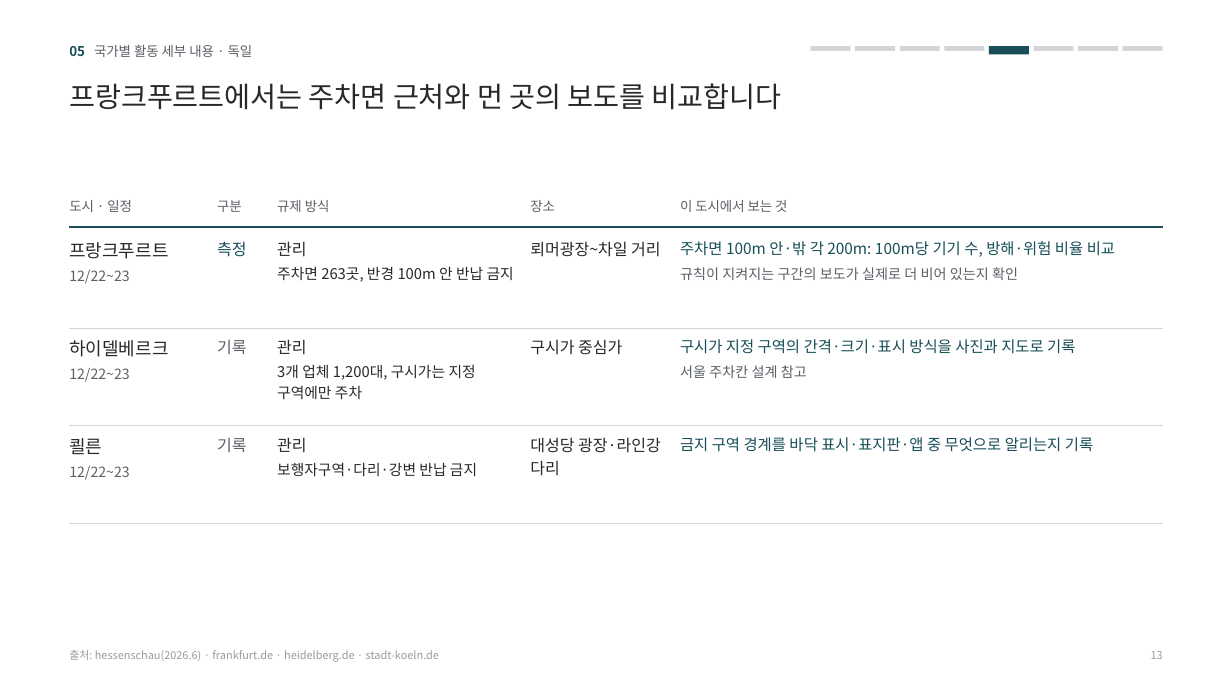
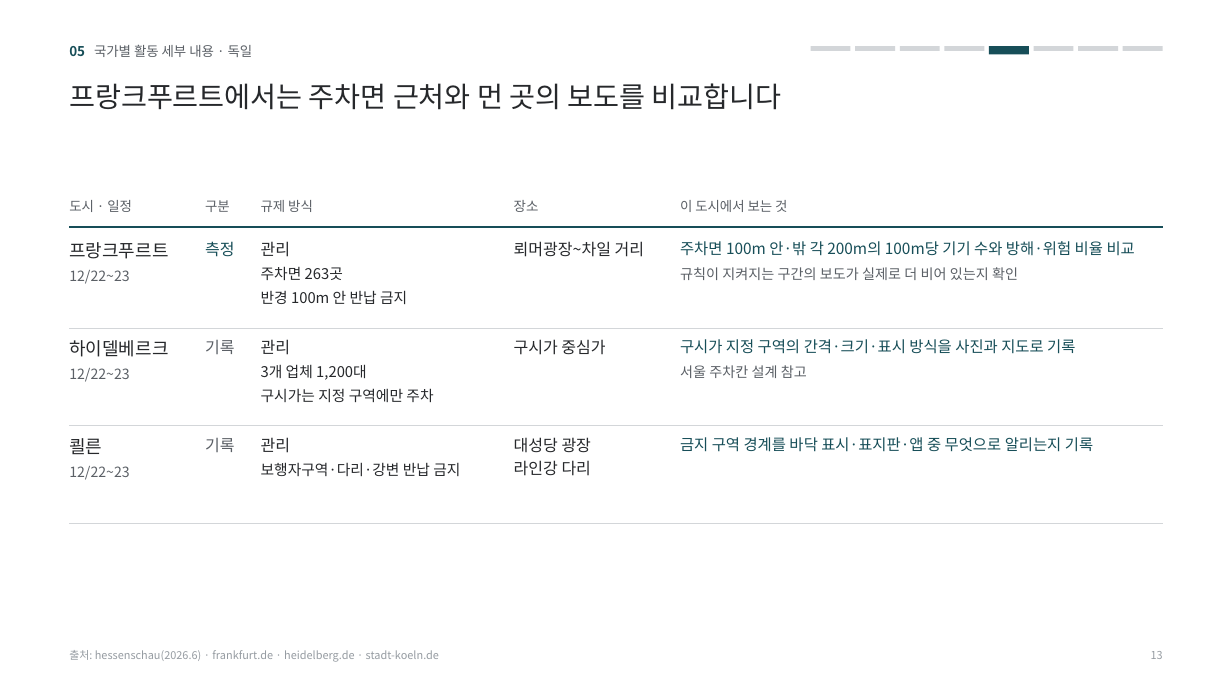
Before and after one commit to hyojoon62/Claude, a slide deck: slide 13 of 프로젝트계획서_별지_사실확인반영.pptx. Drawn at 1232x693 pixels with LibreOffice and Linux fonts; fonts in the diff are those of the drawing. Boxes give left, top, right and bottom in pixels: in the first picture for what was removed or moved away, otherwise in the second. Text is boxed around its words. In the diff, an @@ line names an element or a change of style, - is before the commit and + after.

```diff
--- a/프로젝트계획서_별지_사실확인반영.pptx
+++ b/프로젝트계획서_별지_사실확인반영.pptx
@@ text "구분": place and size @@
-text "구분" at [217, 200, 242, 212]
+text "구분" at [205, 200, 230, 212]
@@ text "장소": place and size @@
-text "장소" at [530, 200, 555, 212]
+text "장소" at [514, 200, 539, 212]
@@ text "측정": place and size @@
-text "측정" at [217, 241, 246, 257]
+text "측정" at [205, 241, 234, 257]
@@ text "뢰머광장~차일 거리": place and size @@
-text "뢰머광장~차일 거리" at [530, 241, 660, 257]
+text "뢰머광장~차일 거리" at [514, 241, 644, 257]
@@ text at [261, 266, 407, 304]: text changed @@
-주차면 263곳, 반경 100m 안 반납 금지
+주차면 263곳
+반경 100m 안 반납 금지
@@ text at [680, 241, 1135, 256]: text changed @@
-주차면 100m 안·밖 각 200m: 100m당 기기 수, 방해·위험 비율 비교
+주차면 100m 안·밖 각 200m의 100m당 기기 수와 방해·위험 비율 비교
@@ text "기록": place and size @@
-text "기록" at [217, 340, 246, 354]
+text "기록" at [205, 340, 234, 354]
@@ text "구시가 중심가": place and size @@
-text "구시가 중심가" at [530, 339, 622, 355]
+text "구시가 중심가" at [514, 339, 605, 355]
@@ text at [261, 364, 433, 402]: text changed @@
-3개 업체 1,200대, 구시가는 지정 구역에만 주차
+3개 업체 1,200대
+구시가는 지정 구역에만 주차
@@ text "쾰른" rewrapped from [69, 466, 129, 480] to [69, 438, 129, 480] @@
@@ text "기록": place and size @@
-text "기록" at [217, 438, 246, 452]
+text "기록" at [205, 438, 234, 452]
@@ 4 texts: place and size @@
-4 texts at [277, 200, 514, 476]
+4 texts at [261, 200, 460, 476]
@@ text at [514, 437, 591, 476]: text changed @@
-대성당 광장·라인강 다리
+대성당 광장
+라인강 다리
```
Also in this commit, not shown: 7 other slides changed, 3 other files.
